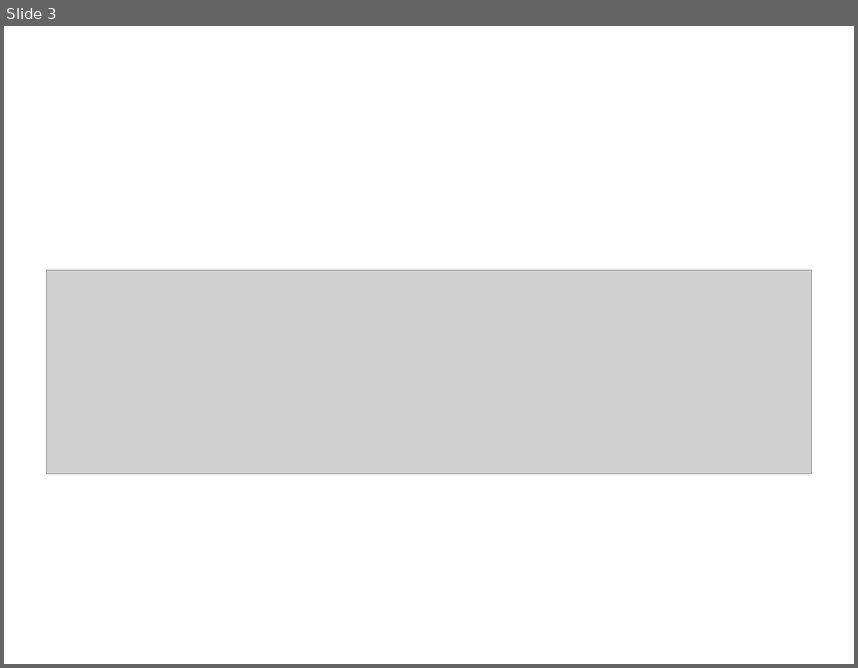
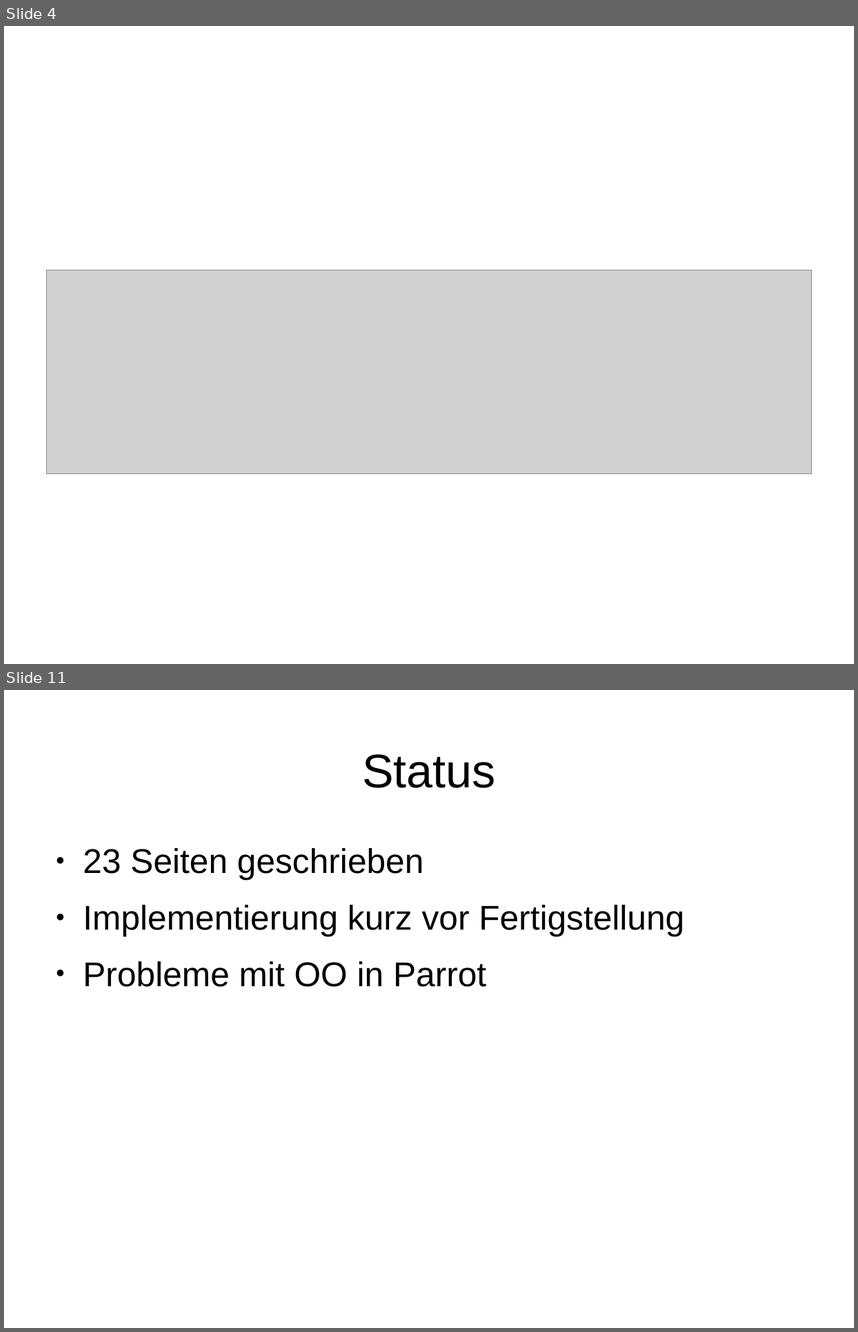
Before and after one commit to niner/HybridThreads, a slide deck: Präsentation.odp. Shown one above the other, each under a label of ours: slide 3 before the commit, slides 4 and 11 after it; the slides between them are not shown. The pictures are 858x668 and 858x1332 pixels, drawn with LibreOffice and Linux fonts; fonts in the diff are those of the drawing; grey boxes stand for pictures. Boxes give left, top, right and bottom in pixels: in the first picture for what was removed or moved away, otherwise in the second. Text is boxed around its words. In the diff, an @@ line names an element or a change of style, - is before the commit and + after.

```diff
--- a/Präsentation.odp
+++ b/Präsentation.odp
@@ slide 11 added at (4, 690, 854, 1328), background #FFFFFF @@
@@ title added at (362, 754, 495, 788), 44 pt, text #000000 @@
+Status
@@ text added at (83, 848, 684, 987), 32 pt, text #000000 @@
+● 23 Seiten geschrieben
+● Implementierung kurz vor Fertigstellung
+● Probleme mit OO in Parrot
@@ what was slide 3 is now slide 4 @@
```
Also in this commit, not shown: 6 other slides added, 2 slides removed, 2 other files.
